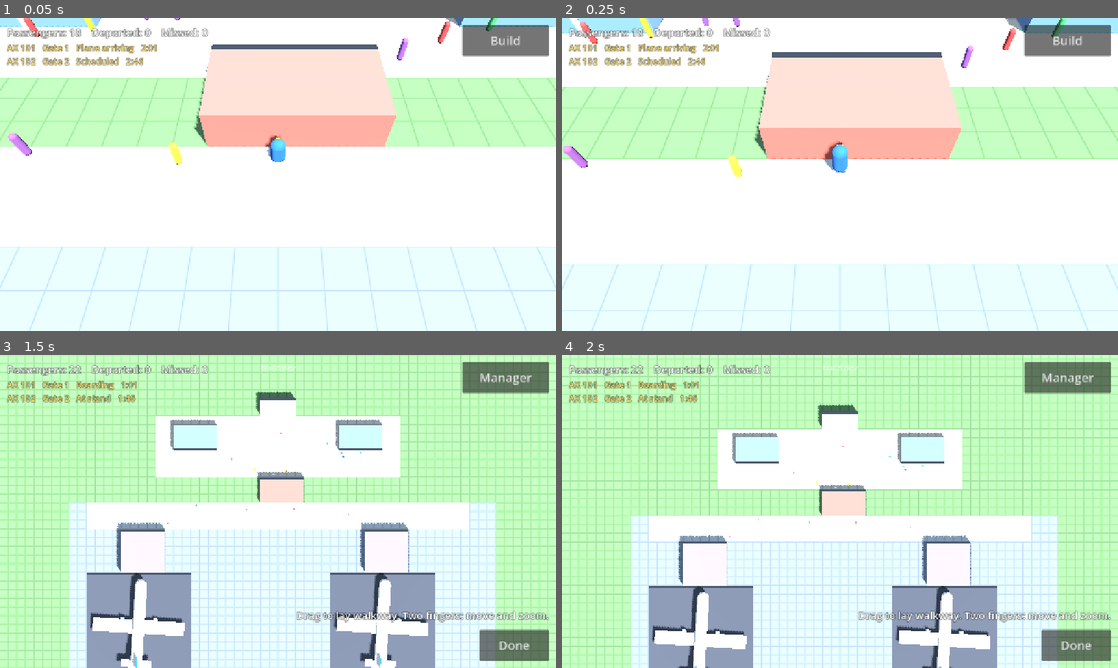
Above: before the commit, frames 1-4 (two rows, left to right).
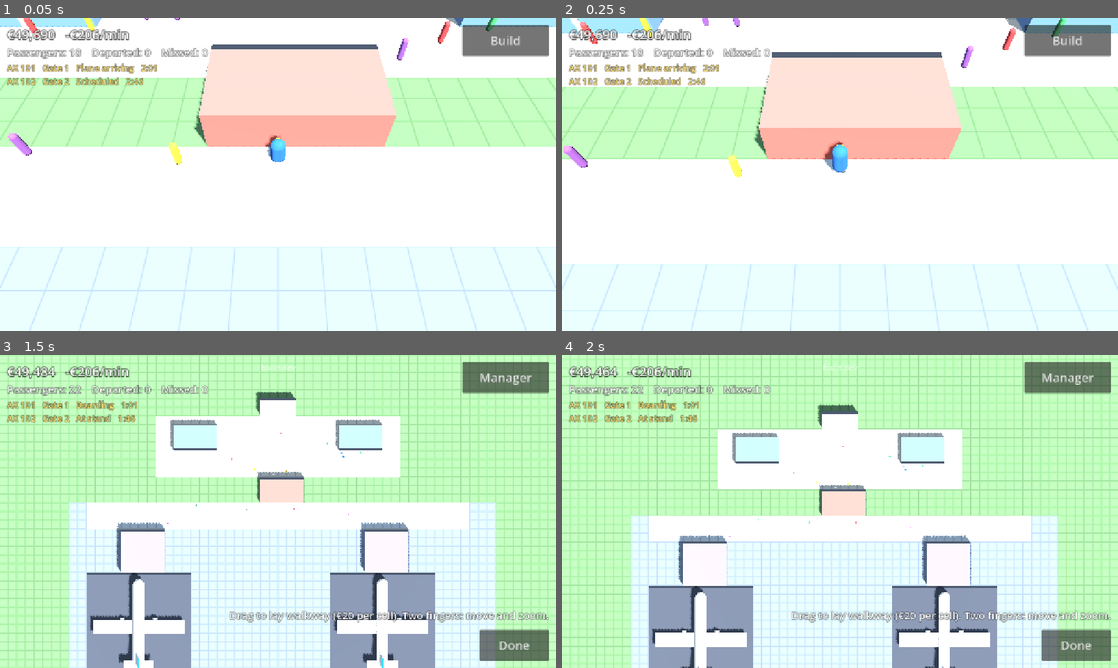
Above: after the commit, the same moments.

Repository: jakobmaier16-pixel/airport-idle
Game: Godot game, scene res://tests/screenshots.tscn
Two runs of this game, one before a commit and one after it. Both use one fixed random seed, a clock stepped at 60 frames per second and the inputs below. This scene is started directly instead of the project's main scene.
Inputs (mouse positions are in pixels of both pictures, inside the frame that each line leads up to):
- Up to frame 1 (0.05 s): no input
- Up to frame 2 (0.25 s): no input
- Up to frame 3 (1.5 s): move the mouse to (400, 495) at 0.52 s; hold D (move_right) 0.53-1.25 s; click (400, 495) at 0.67 s; click "Walkway" at 1.25 s
- Up to frame 4 (2 s): no input

The runs differ from the first frame. In frame 1, 2.9% of the frame differs, in the area x 1-38%, y 3-22%; in frame 2, 3.0%; in frame 3, 4.5%, in the area x 1-77%, y 3-100%; in frame 4, 4.4%.
Error before the commit: Invalid access to property or key 'footprint' on a base object of type 'Nil'. (res://scenes/build/build_mode.gd:261)
Error after the commit: Invalid access to property or key 'footprint' on a base object of type 'Nil'. (res://scenes/build/build_mode.gd:262)

Commit message:
Money: construction costs, running costs, airline fees, balance display
- Economy: €50,000 start, €15 per departing passenger + €300 per flight,
  running costs per building and walkway cell, profit over the last minute
- Building and walkway cost money; not enough money blocks placing with
  a hint; the hint shows the price; removing walkway is free
- Airport.step() advances passengers, flights and money together
- Balance saved (older saves start with €50,000; loading doesn't charge)
- HUD: balance and profit per minute, red when negative
- Planes park straight along the stand axis
- 10 economy tests (71 total)

Co-Authored-By: Claude Opus 5.5 <noreply@anthropic.com>

Diff:
--- a/data/buildings/aircraft_stand.tres
+++ b/data/buildings/aircraft_stand.tres
@@ -12,6 +12,8 @@
 front_access = 0
 back_access = 0
 role = 5
+build_cost = 6000.0
+running_cost_per_minute = 15.0
 service_slots = 0
 service_time = 0.0
 color = Color(0.3, 0.31, 0.34, 1)
--- a/data/buildings/check_in.tres
+++ b/data/buildings/check_in.tres
@@ -12,6 +12,8 @@
 front_access = 1
 back_access = 0
 role = 2
+build_cost = 3000.0
+running_cost_per_minute = 30.0
 service_slots = 3
 service_time = 8.0
 color = Color(0.45, 0.6, 0.8, 1)
--- a/data/buildings/entrance.tres
+++ b/data/buildings/entrance.tres
@@ -12,6 +12,8 @@
 front_access = 0
 back_access = 1
 role = 1
+build_cost = 2000.0
+running_cost_per_minute = 10.0
 service_slots = 0
 service_time = 0.0
 color = Color(0.85, 0.75, 0.55, 1)
--- a/data/buildings/gate.tres
+++ b/data/buildings/gate.tres
@@ -12,6 +12,8 @@
 front_access = 1
 back_access = 2
 role = 4
+build_cost = 4000.0
+running_cost_per_minute = 25.0
 service_slots = 0
 service_time = 0.0
 color = Color(0.6, 0.5, 0.8, 1)
--- a/data/buildings/security.tres
+++ b/data/buildings/security.tres
@@ -12,6 +12,8 @@
 front_access = 1
 back_access = 1
 role = 3
+build_cost = 5000.0
+running_cost_per_minute = 40.0
 service_slots = 2
 service_time = 6.0
 color = Color(0.85, 0.45, 0.4, 1)
--- a/scenes/build/build_mode.gd
+++ b/scenes/build/build_mode.gd
@@ -113,7 +113,7 @@
 	var colors: Array[Color] = [airside_paint_color, landside_paint_color, walkway_paint_color, remove_paint_color]
 	_paint_material.albedo_color = colors[kind]
 	_update_highlight()
-	_emit_paint_hint(0)
+	_emit_paint_hint("")
 
 
 func rotate_placement() -> void:
@@ -254,6 +254,7 @@
 		# Unconnected is allowed (connect it later), but say what's missing.
 		var missing := Airport.connection_problem(_placing_type, _placing_origin, _placing_rotation)
 		hint = "Drag the building to move it" if missing.is_empty() else missing + " (can be added later)"
+		hint += "  ·  " + Economy.format(_placing_type.build_cost)
 	tool_changed.emit(Tool.PLACE, can_place, hint)
 
 
@@ -293,25 +294,29 @@
 		camera.pan_enabled = true
 
 
-# Applies the current paint kind; returns how many cells were blocked (zones only).
-func _apply_paint(cells: Array[Vector2i]) -> int:
+# Applies the current paint kind. Returns "" if everything worked, or a hint for the player.
+func _apply_paint(cells: Array[Vector2i]) -> String:
+	var blocked := 0
 	match _paint_kind:
 		PaintKind.AIRSIDE:
-			return Airport.paint_zone(cells, AirportGrid.Zone.AIRSIDE)
+			blocked = Airport.paint_zone(cells, AirportGrid.Zone.AIRSIDE)
 		PaintKind.LANDSIDE:
-			return Airport.paint_zone(cells, AirportGrid.Zone.LANDSIDE)
+			blocked = Airport.paint_zone(cells, AirportGrid.Zone.LANDSIDE)
 		PaintKind.WALKWAY:
-			Airport.paint_walkway(cells, true)
+			return Airport.paint_walkway(cells, true)
 		PaintKind.REMOVE_WALKWAY:
-			Airport.paint_walkway(cells, false)
-	return 0
-
-
-func _emit_paint_hint(blocked_cells: int) -> void:
-	var actions: Array[String] = ["paint airside", "paint landside", "lay walkway", "remove walkway"]
-	var hint := "Drag to %s. Two fingers: move and zoom." % actions[_paint_kind]
-	if blocked_cells > 0:
-		hint = "%d cells kept: a building needs their zone." % blocked_cells
+			return Airport.paint_walkway(cells, false)
+	if blocked > 0:
+		return "%d cells kept: a building needs their zone." % blocked
+	return ""
+
+
+# Shows `problem` if there is one, otherwise how to use the current paint tool.
+func _emit_paint_hint(problem: String) -> void:
+	var actions: Array[String] = ["paint airside", "paint landside", "lay walkway (%s per cell)" % Economy.format(Economy.WALKWAY_COST_PER_CELL), "remove walkway"]
+	var hint := problem
+	if hint.is_empty():
+		hint = "Drag to %s. Two fingers: move and zoom." % actions[_paint_kind]
 	tool_changed.emit(Tool.PAINT, true, hint)
 
 
--- a/scenes/main/main.gd
+++ b/scenes/main/main.gd
@@ -41,6 +41,7 @@
 
 
 func _process(_delta: float) -> void:
+	_hud.set_money(Airport.economy.balance, Airport.economy.profit_per_minute())
 	_hud.set_status(Airport.passenger_flow.status_text())
 	_hud.set_departures(Airport.passenger_flow.departures_text())
 
--- a/scenes/planes/plane_layer.gd
+++ b/scenes/planes/plane_layer.gd
@@ -55,7 +55,9 @@
 	var gate := flight.gate
 	var stand_center := grid.block_center(stand.origin_cell, Building.rotated_size(stand.type.footprint, stand.rotation_steps))
 	var gate_center := grid.block_center(gate.origin_cell, Building.rotated_size(gate.type.footprint, gate.rotation_steps))
-	var away := (stand_center - gate_center).normalized()
+	# Park straight along the stand's axis (like a real stand centerline), facing the gate's side.
+	var offset := stand_center - gate_center
+	var away := Vector3(signf(offset.x), 0.0, 0.0) if absf(offset.x) > absf(offset.z) else Vector3(0.0, 0.0, signf(offset.z))
 
 	# 0 = parked at the stand, 1 = TAXI_DISTANCE away from it.
 	var out := 0.0
--- a/scenes/ui/hud.gd
+++ b/scenes/ui/hud.gd
@@ -14,6 +14,9 @@
 signal reset_confirmed
 ## The player confirmed loading the showcase airport (test builds only).
 signal showcase_confirmed
+
+const MONEY_COLOR: Color = Color(1.0, 1.0, 1.0)
+const DEBT_COLOR: Color = Color(1.0, 0.4, 0.35)
 
 ## Smallest size for touch buttons, in UI pixels (Apple recommends at least 44 pt).
 const BUTTON_MIN_SIZE: Vector2 = Vector2(120, 72)
@@ -34,6 +37,7 @@
 @onready var _place_button: Button = $SafeArea/ToolPanel/ToolBar/PlaceButton
 @onready var _done_button: Button = $SafeArea/ToolPanel/ToolBar/DoneButton
 @onready var _build_label: Label = $SafeArea/BuildLabel
+@onready var _money_label: Label = $SafeArea/InfoPanel/MoneyLabel
 @onready var _status_label: Label = $SafeArea/InfoPanel/StatusLabel
 @onready var _departures_label: Label = $SafeArea/InfoPanel/DeparturesLabel
 @onready var _reset_button: Button = $SafeArea/BuildMenu/PaintButtons/ResetButton
@@ -74,6 +78,13 @@
 		button.focus_mode = Control.FOCUS_NONE
 		button.pressed.connect(building_type_selected.emit.bind(type))
 		_building_buttons.add_child(button)
+
+
+## Balance and profit over the last minute, top left. Red while the balance is negative.
+func set_money(balance: float, profit_per_minute: float) -> void:
+	var plus := "+" if roundi(profit_per_minute) >= 0 else ""
+	_money_label.text = "%s   %s%s/min" % [Economy.format(balance), plus, Economy.format(profit_per_minute)]
+	_money_label.modulate = DEBT_COLOR if balance < 0.0 else MONEY_COLOR
 
 
 ## Passenger status line in the top left (both views).
--- a/scenes/ui/hud.tscn
+++ b/scenes/ui/hud.tscn
@@ -17,6 +17,11 @@
 font_size = 20
 font_color = Color(1, 0.88, 0.45, 1)
 outline_size = 6
+outline_color = Color(0, 0, 0, 0.6)
+
+[sub_resource type="LabelSettings" id="LabelSettings_money"]
+font_size = 30
+outline_size = 8
 outline_color = Color(0, 0, 0, 0.6)
 
 [node name="HUD" type="CanvasLayer"]
@@ -58,6 +63,11 @@
 size_flags_vertical = 0
 mouse_filter = 2
 theme_override_constants/separation = 4
+
+[node name="MoneyLabel" type="Label" parent="SafeArea/InfoPanel"]
+layout_mode = 2
+mouse_filter = 2
+label_settings = SubResource("LabelSettings_money")
 
 [node name="StatusLabel" type="Label" parent="SafeArea/InfoPanel"]
 layout_mode = 2
--- a/scripts/autoload/airport.gd
+++ b/scripts/autoload/airport.gd
@@ -26,12 +26,15 @@
 var grid: AirportGrid = AirportGrid.new(MAP_SIZE_CELLS, CELL_SIZE)
 var buildings: Array[Building] = []
 var passenger_flow: PassengerFlow = PassengerFlow.new()
+var economy: Economy = Economy.new()
 ## How far the current frame is between the last and the next simulation step (0..1).
 var sim_alpha: float = 0.0
 
 var _sim_time: float = 0.0
 # While loading a save, layout_changed is sent once at the end instead of for every building.
 var _loading: bool = false
+# Running costs of everything built, in euros per minute (recalculated when the layout changes).
+var _running_cost_per_minute: float = 0.0
 
 # Cells whose zone a placed building depends on (cell -> required Zone). They can't be repainted.
 var _zone_locks: Dictionary[Vector2i, int] = {}
@@ -46,15 +49,27 @@
 	_sim_time += delta
 	var steps := 0
 	while _sim_time >= SIM_STEP and steps < MAX_STEPS_PER_FRAME:
-		passenger_flow.tick(SIM_STEP)
+		step(SIM_STEP)
 		_sim_time -= SIM_STEP
 		steps += 1
 	_sim_time = minf(_sim_time, SIM_STEP)
 	sim_alpha = _sim_time / SIM_STEP
 
 
+## Advances the whole simulation by one step: passengers, flights and money.
+func step(delta: float) -> void:
+	passenger_flow.tick(delta)
+	economy.tick(delta, _running_cost_per_minute)
+
+
+## Running costs of everything built, in euros per minute.
+func running_cost_per_minute() -> float:
+	return _running_cost_per_minute
+
+
 ## Why a building can't go here, as a short hint for the player, or "" if it can.
-func check_placement(type: BuildingType, origin_cell: Vector2i, rotation_steps: int) -> String:
+## `check_money` is false when restoring a save (the building was paid for back then).
+func check_placement(type: BuildingType, origin_cell: Vector2i, rotation_steps: int, check_money: bool = true) -> String:
 	for cell in Building.footprint_cells(type.footprint, origin_cell, rotation_steps):
 		if not grid.is_inside(cell):
 			return "Outside the map"
@@ -64,18 +79,22 @@
 	for cell in requirements:
 		if not grid.is_inside(cell) or grid.get_zone(cell) != requirements[cell]:
 			return _zone_hint(type)
+	if check_money and not economy.can_afford(type.build_cost):
+		return "Not enough money (%s)" % Economy.format(type.build_cost)
 	return ""
 
 
-func can_place(type: BuildingType, origin_cell: Vector2i, rotation_steps: int) -> bool:
-	return check_placement(type, origin_cell, rotation_steps).is_empty()
-
-
-## Places a building if the spot is allowed. Returns the new building, or null if it isn't.
-## Building is free for now; costs come with the economy (design doc §7.1a).
-func place_building(type: BuildingType, origin_cell: Vector2i, rotation_steps: int) -> Building:
-	if not can_place(type, origin_cell, rotation_steps):
+func can_place(type: BuildingType, origin_cell: Vector2i, rotation_steps: int, check_money: bool = true) -> bool:
+	return check_placement(type, origin_cell, rotation_steps, check_money).is_empty()
+
+
+## Places a building if the spot is allowed and pays for it. Returns the new building, or null.
+## `pay` is false when restoring a save (the building was paid for back then).
+func place_building(type: BuildingType, origin_cell: Vector2i, rotation_steps: int, pay: bool = true) -> Building:
+	if not can_place(type, origin_cell, rotation_steps, pay):
 		return null
+	if pay:
+		economy.pay_construction(type.build_cost)
 	var building := Building.new(type, origin_cell, rotation_steps)
 	for cell in building.get_cells():
 		grid.set_content(cell, building)
@@ -109,15 +128,25 @@
 
 
 ## Adds (or removes) walkway floor on `cells`. Works under buildings too (desks inside a hall).
-func paint_walkway(cells: Array[Vector2i], walkway: bool) -> void:
-	var changed := false
+## New walkway costs money per cell; removing it is free (no refund, design doc §11.5).
+## Returns "" if it worked, or a hint why nothing was painted.
+func paint_walkway(cells: Array[Vector2i], walkway: bool) -> String:
+	var changing: Array[Vector2i] = []
 	for cell in cells:
 		if grid.is_inside(cell) and grid.is_walkway(cell) != walkway:
-			grid.set_walkway(cell, walkway)
-			changed = true
-	if changed:
-		walkways_changed.emit()
-		layout_changed.emit()
+			changing.append(cell)
+	if changing.is_empty():
+		return ""
+	if walkway:
+		var cost := changing.size() * Economy.WALKWAY_COST_PER_CELL
+		if not economy.can_afford(cost):
+			return "Not enough money (%s for %d cells)" % [Economy.format(cost), changing.size()]
+		economy.pay_construction(cost)
+	for cell in changing:
+		grid.set_walkway(cell, walkway)
+	walkways_changed.emit()
+	layout_changed.emit()
+	return ""
 
 
 ## What a building at this spot still needs to be connected, as a short hint, or "" if nothing.
@@ -142,6 +171,7 @@
 	buildings.clear()
 	_zone_locks.clear()
 	passenger_flow = PassengerFlow.new()
+	economy = Economy.new()
 	_on_layout_changed()
 
 
@@ -158,6 +188,7 @@
 		"map_size": [grid.size.x, grid.size.y],
 		"zones": Marshalls.raw_to_base64(grid.get_zone_data()),
 		"walkways": Marshalls.raw_to_base64(grid.get_walkway_data()),
+		"money": economy.balance,
 		"buildings": saved_buildings,
 	}
 
@@ -178,9 +209,10 @@
 		var type := CATALOG.find(StringName(entry.get("type", "")))
 		var cell: Array = entry.get("cell", [0, 0])
 		var origin := Vector2i(int(cell[0]), int(cell[1]))
-		if type == null or place_building(type, origin, int(entry.get("rotation", 0))) == null:
+		if type == null or place_building(type, origin, int(entry.get("rotation", 0)), false) == null:
 			skipped += 1
 	_loading = false
+	economy.balance = float(data.get("money", Economy.STARTING_MONEY))
 	zones_changed.emit()
 	walkways_changed.emit()
 	layout_changed.emit()
@@ -197,6 +229,13 @@
 
 func _on_layout_changed() -> void:
 	passenger_flow.on_layout_changed()
+	var cost := 0.0
+	for building in buildings:
+		cost += building.type.running_cost_per_minute
+	var walkway_cells := 0
+	for value in grid.get_walkway_data():
+		walkway_cells += value
+	_running_cost_per_minute = cost + walkway_cells * Economy.WALKWAY_RUNNING_COST_PER_CELL
 
 
 func _is_aircraft_stand(cell: Vector2i) -> bool:
--- a/scripts/dev/showcase_airport.gd
+++ b/scripts/dev/showcase_airport.gd
@@ -29,8 +29,10 @@
 	Airport.place_building(catalog.find(&"aircraft_stand"), Vector2i(10, 39), 0)
 	Airport.place_building(catalog.find(&"aircraft_stand"), Vector2i(38, 39), 0)
 
+	# The showcase is a test fixture: start with fresh money, as if it had been there all along.
+	Airport.economy = Economy.new()
 	for i in int(warm_up_seconds / Airport.SIM_STEP):
-		Airport.passenger_flow.tick(Airport.SIM_STEP)
+		Airport.step(Airport.SIM_STEP)
 
 
 static func _cells(origin: Vector2i, size: Vector2i) -> Array[Vector2i]:
--- a/scripts/resources/building_type.gd
+++ b/scripts/resources/building_type.gd
@@ -35,6 +35,12 @@
 @export var back_access: Access = Access.NONE
 @export var role: Role = Role.NONE
 
+@export_group("Economy")
+## One-off construction cost in euros (design doc §11.5).
+@export var build_cost: float = 0.0
+## Staff, maintenance and utilities in euros per minute.
+@export var running_cost_per_minute: float = 0.0
+
 @export_group("Passenger service")
 ## Passengers served at the same time (counters, lanes). 0 = no service.
 @export var service_slots: int = 0
--- /dev/null
+++ b/scripts/simulation/economy.gd
@@ -0,0 +1,72 @@
+class_name Economy
+extends RefCounted
+## The airport's money (design doc §11.5). Pure data.
+## Operations (fees, running costs) are tracked over the last minute for "profit per minute";
+## construction is a one-off and doesn't count towards it.
+
+const STARTING_MONEY: float = 50000.0
+## Paid by the airline for every passenger on a departing flight.
+const PASSENGER_FEE: float = 15.0
+## Paid by the airline for every departing flight (landing / turnaround).
+const FLIGHT_FEE: float = 300.0
+const WALKWAY_COST_PER_CELL: float = 20.0
+const WALKWAY_RUNNING_COST_PER_CELL: float = 0.05
+## "Per minute" figures cover this many seconds.
+const WINDOW_SECONDS: int = 60
+
+var balance: float = STARTING_MONEY
+
+# Net operating money per second over the last minute (ring buffer).
+var _window: PackedFloat64Array = PackedFloat64Array()
+var _window_index: int = 0
+var _window_time: float = 0.0
+
+
+func _init() -> void:
+	_window.resize(WINDOW_SECONDS)
+
+
+func can_afford(amount: float) -> bool:
+	return balance >= amount
+
+
+## Income from operations (fees).
+func earn(amount: float) -> void:
+	balance += amount
+	_window[_window_index] += amount
+
+
+## A one-off construction cost.
+func pay_construction(amount: float) -> void:
+	balance -= amount
+
+
+## Charges running costs for `delta` seconds and moves the one-minute window along.
+func tick(delta: float, running_cost_per_minute: float) -> void:
+	var cost := running_cost_per_minute / 60.0 * delta
+	balance -= cost
+	_window[_window_index] -= cost
+	_window_time += delta
+	while _window_time >= 1.0:
+		_window_time -= 1.0
+		_window_index = (_window_index + 1) % WINDOW_SECONDS
+		_window[_window_index] = 0.0
+
+
+## Income minus running costs over the last minute.
+func profit_per_minute() -> float:
+	var total := 0.0
+	for amount in _window:
+		total += amount
+	return total
+
+
+## "€12,345" or "-€1,200" (whole euros, thousands separated).
+static func format(amount: float) -> String:
+	var euros := absi(roundi(amount))
+	var digits := str(euros)
+	var grouped := ""
+	while digits.length() > 3:
+		grouped = "," + digits.right(3) + grouped
+		digits = digits.left(digits.length() - 3)
+	return ("-" if roundi(amount) < 0 else "") + "€" + digits + grouped
--- a/scripts/simulation/flight_schedule.gd
+++ b/scripts/simulation/flight_schedule.gd
@@ -116,4 +116,6 @@
 		# Doors close: whoever isn't on board has missed the flight.
 		flight.missed = flow.remove_flight_passengers(flight, true)
 		flow.departed_count += flight.boarded
+		# The airline pays per passenger and per flight (design doc §11.5).
+		Airport.economy.earn(flight.boarded * Economy.PASSENGER_FEE + Economy.FLIGHT_FEE)
 	flight.phase = phase
--- a/tests/cases/test_07_passengers.gd
+++ b/tests/cases/test_07_passengers.gd
@@ -22,7 +22,7 @@
 	var off_walkway := 0
 	var landside_after_security := 0
 	for step in 4800:  # 8 minutes: two departures per gate
-		flow.tick(Airport.SIM_STEP)
+		Airport.step(Airport.SIM_STEP)
 		for passenger in flow.passengers:
 			var cell := Airport.grid.world_to_cell(passenger.position)
 			if passenger.state == Passenger.State.WALKING:
@@ -42,7 +42,7 @@
 	var busiest := 0
 	var longest_queue := 0
 	for step in 2400:  # 4 minutes
-		Airport.passenger_flow.tick(Airport.SIM_STEP)
+		Airport.step(Airport.SIM_STEP)
 		for station: Station in Airport.passenger_flow._stations.values():
 			if station.role() == BuildingType.Role.SECURITY:
 				busiest = maxi(busiest, station.busyness())
--- a/tests/cases/test_11_flights.gd
+++ b/tests/cases/test_11_flights.gd
@@ -5,7 +5,7 @@
 func _flight_at(gate_number: int) -> Flight:
 	# Flights are planned on the schedule's first step.
 	if Airport.passenger_flow.schedule.flights.is_empty():
-		Airport.passenger_flow.tick(Airport.SIM_STEP)
+		Airport.step(Airport.SIM_STEP)
 	for flight in Airport.passenger_flow.schedule.upcoming():
 		if Airport.passenger_flow.gate_number(flight.gate) == gate_number:
 			return flight
@@ -27,7 +27,7 @@
 	var departures: Dictionary[int, Array] = {}
 	var seen: Dictionary[Flight, bool] = {}
 	for i in 7000:  # ~12 minutes
-		Airport.passenger_flow.tick(Airport.SIM_STEP)
+		Airport.step(Airport.SIM_STEP)
 		for flight in Airport.passenger_flow.schedule.flights:
 			if not seen.has(flight):
 				seen[flight] = true
--- /dev/null
+++ b/tests/cases/test_12_economy.gd
@@ -0,0 +1,120 @@
+extends TestCase
+## Money (design doc §11.5): construction, running costs, fees, saving, display.
+
+
+func test_starting_money_and_construction_cost() -> void:
+	check_eq(Airport.economy.balance, Economy.STARTING_MONEY, "start with €50,000")
+	await start_game()
+	await open_build_view()
+	check(await place("Check-in", Vector2i(30, 20)), "check-in placed")
+	check_eq(Airport.economy.balance, Economy.STARTING_MONEY - 3000.0, "check-in cost €3,000")
+	check_eq(Economy.format(Airport.economy.balance), "€47,000", "formatted balance")
+
+
+func test_price_shown_while_placing() -> void:
+	await start_game()
+	await open_build_view()
+	await press(ui("BuildMenu/BuildingButtons").get_child(2))  # Security
+	var hint := (ui("ToolPanel/HintLabel") as Label).text
+	build_mode()._set_preview_origin(Vector2i(5, 5))
+	hint = (ui("ToolPanel/HintLabel") as Label).text
+	check(hint.contains("€") or hint.begins_with("Front must"), "hint names the price or the problem: '%s'" % hint)
+	await press(ui("ToolPanel/ToolBar/CancelButton"))
+	await press(ui("BuildMenu/BuildingButtons").get_child(1))  # Check-in on landside: allowed
+	build_mode()._set_preview_origin(Vector2i(5, 5))
+	hint = (ui("ToolPanel/HintLabel") as Label).text
+	check(hint.ends_with("€3,000"), "valid spot shows the price: '%s'" % hint)
+
+
+func test_not_enough_money_blocks_placing() -> void:
+	Airport.economy.balance = 1000.0
+	await start_game()
+	await open_build_view()
+	await press(ui("BuildMenu/BuildingButtons").get_child(1))  # Check-in, €3,000
+	build_mode()._set_preview_origin(Vector2i(30, 20))
+	var place_button := ui("ToolPanel/ToolBar/PlaceButton") as Button
+	check(place_button.disabled, "Place disabled without enough money")
+	check_eq((ui("ToolPanel/HintLabel") as Label).text, "Not enough money (€3,000)", "hint")
+	await press(place_button)
+	check_eq(Airport.buildings.size(), 0, "nothing built")
+	check_eq(Airport.economy.balance, 1000.0, "nothing paid")
+
+
+func test_walkway_costs_per_cell_and_removal_is_free() -> void:
+	await start_game()
+	await open_build_view()
+	await paint("WalkwayButton", Vector2i(28, 28), Vector2i(32, 29))  # 10 cells
+	check_eq(Airport.economy.balance, Economy.STARTING_MONEY - 200.0, "10 cells x €20")
+	await paint("RemoveButton", Vector2i(28, 28), Vector2i(32, 29))
+	check_eq(Airport.economy.balance, Economy.STARTING_MONEY - 200.0, "removing is free, no refund")
+
+
+func test_walkway_too_expensive_paints_nothing() -> void:
+	Airport.economy.balance = 100.0
+	await start_game()
+	await open_build_view()
+	await press(ui("BuildMenu/PaintButtons/WalkwayButton"))
+	drag(screen_of_cell(Vector2i(28, 28)), screen_of_cell(Vector2i(32, 29)))  # 10 cells = €200
+	var hint := (ui("ToolPanel/HintLabel") as Label).text
+	check_eq(hint, "Not enough money (€200 for 10 cells)", "hint")
+	var walkway := 0
+	for value in Airport.grid.get_walkway_data():
+		walkway += value
+	check_eq(walkway, 0, "nothing painted")
+	await press(ui("ToolPanel/ToolBar/DoneButton"))
+
+
+func test_running_costs() -> void:
+	Airport.place_building(type_of(&"check_in"), Vector2i(10, 10), 0)
+	var after_building := Airport.economy.balance
+	check_eq(Airport.running_cost_per_minute(), 30.0, "one check-in costs €30 per minute")
+	sim_seconds(60)
+	check(is_equal_approx(Airport.economy.balance, after_building - 30.0), "one minute later €30 less: %s" % Airport.economy.balance)
+	check(is_equal_approx(Airport.economy.profit_per_minute(), -30.0), "profit per minute -€30: %s" % Airport.economy.profit_per_minute())
+
+
+func test_flights_earn_money() -> void:
+	ShowcaseAirport.build(0.0)
+	var start := Airport.economy.balance
+	var flight: Flight = null
+	sim_seconds(1)
+	for f in Airport.passenger_flow.schedule.upcoming():
+		flight = f
+		break
+	var running := Airport.running_cost_per_minute()
+	sim_seconds(flight.departure_time - Airport.passenger_flow.time + 1.0)
+	var elapsed_minutes := Airport.passenger_flow.time / 60.0
+	var expected := start + flight.boarded * Economy.PASSENGER_FEE + Economy.FLIGHT_FEE - running * elapsed_minutes
+	check(absf(Airport.economy.balance - expected) < 1.0, "fees for %d passengers + flight, minus running costs: %s vs %s" % [flight.boarded, Airport.economy.balance, expected])
+
+
+func test_showcase_makes_a_profit() -> void:
+	ShowcaseAirport.build(0.0)
+	sim_seconds(600)
+	check(Airport.economy.balance > Economy.STARTING_MONEY, "after 10 minutes the showcase has earned money: %s" % Economy.format(Airport.economy.balance))
+
+
+func test_money_saved_and_loading_does_not_charge() -> void:
+	ShowcaseAirport.build(0.0)
+	Airport.economy.balance = 12345.0
+	var state := Airport.save_state()
+	Airport.reset()
+	Airport.load_state(state)
+	check_eq(Airport.economy.balance, 12345.0, "balance restored, buildings not paid again")
+	check_eq(Airport.buildings.size(), 8, "all buildings loaded")
+	state.erase("money")
+	Airport.load_state(state)
+	check_eq(Airport.economy.balance, Economy.STARTING_MONEY, "old save without money starts with the starting money")
+
+
+func test_money_display() -> void:
+	ShowcaseAirport.build(0.0)
+	await start_game()
+	await frames(2)
+	var label := ui("InfoPanel/MoneyLabel") as Label
+	check(label.text.begins_with("€50,000"), "balance shown: '%s'" % label.text)
+	check(label.text.ends_with("/min"), "profit per minute shown")
+	Airport.economy.balance = -500.0
+	await frames(1)
+	check(label.text.begins_with("-€500"), "negative balance: '%s'" % label.text)
+	check_eq(label.modulate, Hud.DEBT_COLOR, "shown in red")
--- a/tests/test_case.gd
+++ b/tests/test_case.gd
@@ -83,7 +83,7 @@
 ## Fast-forwards the passenger simulation without waiting in real time.
 func sim_seconds(seconds: float) -> void:
 	for i in int(seconds / Airport.SIM_STEP):
-		Airport.passenger_flow.tick(Airport.SIM_STEP)
+		Airport.step(Airport.SIM_STEP)
 
 
 # --- Touch input, like a player's fingers ---
Not shown, added: scripts/simulation/economy.gd.uid
Not shown, added: tests/cases/test_12_economy.gd.uid
Not shown, changed: CLAUDE.md
